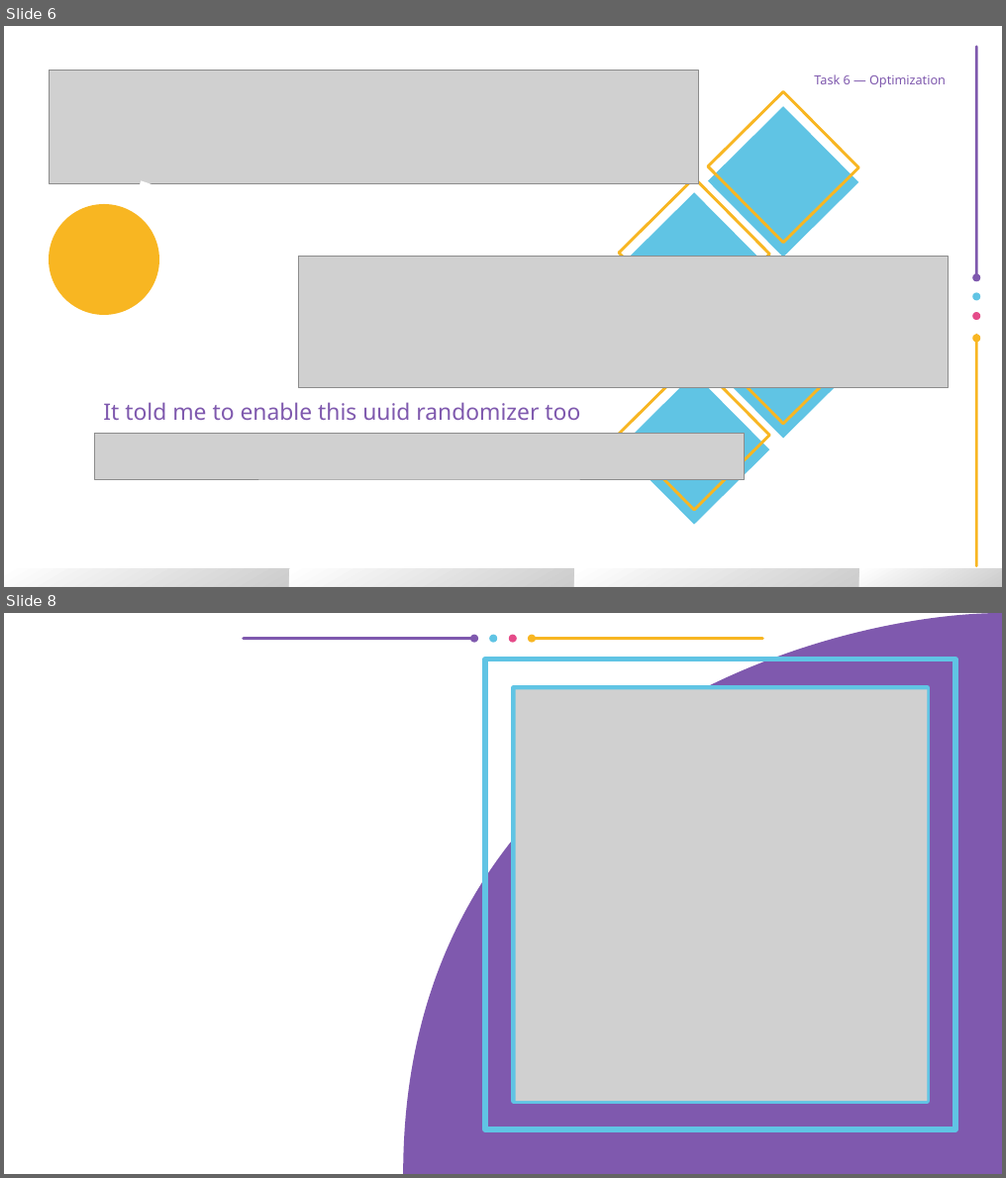
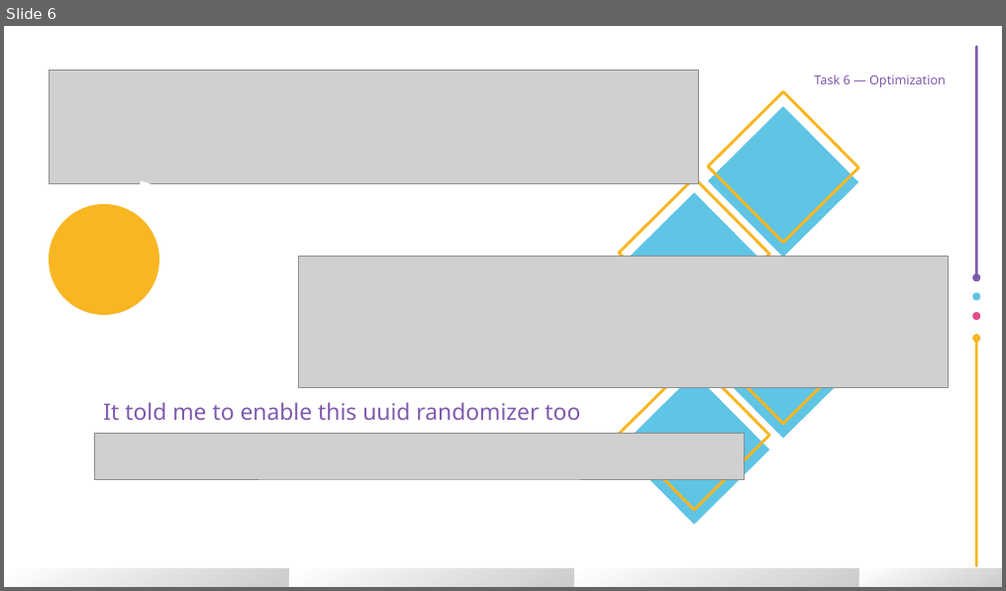
Before and after one commit to user5427/LLM-learning, a slide deck: homework/hm_1/HM1_3.odp. Shown one above the other, each under a label of ours: slides 6 and 8 before the commit, slide 6 after it; the slides between them are not shown. The pictures are 1006x1178 and 1006x591 pixels, drawn with LibreOffice and Linux fonts; fonts in the diff are those of the drawing; grey boxes stand for pictures. Boxes give left, top, right and bottom in pixels: in the first picture for what was removed or moved away, otherwise in the second. Text is boxed around its words. In the diff, an @@ line names an element or a change of style, - is before the commit and + after.

```diff
--- a/homework/hm_1/HM1_3.odp
+++ b/homework/hm_1/HM1_3.odp
@@ slide 8 removed at [4, 613, 1002, 1174], background #FFFFFF @@
@@ freeform shape removed at [403, 613, 1002, 1174] @@
@@ group removed at [243, 635, 763, 643]: 4 ellipses, 2 lines @@
@@ freeform shape removed at [485, 660, 955, 1130] @@
@@ freeform shape removed at [514, 688, 928, 1102] @@
@@ picture removed at [516, 690, 928, 1102] @@
```
Also in this commit, not shown: 6 other slides removed, 4 other files.
